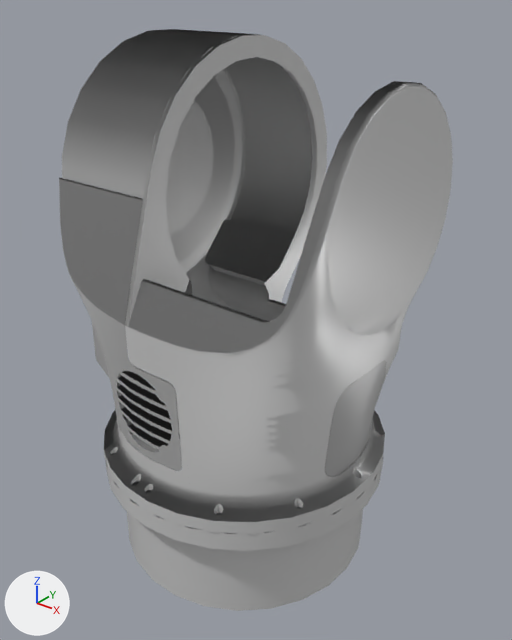
What one commit did to the OBJ model alexander-models/alexander_V1_description/meshes/cycloidal_arm/LeftShoulderPitchLink.obj.
Rendered twice from a 50 mm lens placed at (0.154, -0.185, 0.225), pointed at (-0.001, 0.009, 0.105). Arrows for +X, +Y and +Z are at lower left; the lights stay in place. Where no turn or scale is listed for an object, it has been applied to the vertices.

In view in the first picture: 'Body1', 'Body10', 'Body1_1', 'Body1_2', 'Body1_4', 'Body1_5', 'Body1_6', 'Body8'.
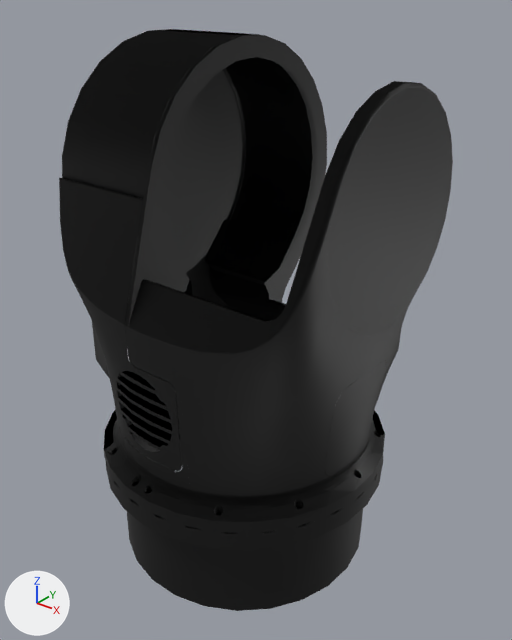
Boxes (x1, y1, x2, y2) around the edits, measured in the pictures (512 x 640 px):
'Body10', recoloured (grey to black)
    both: (177, 81, 453, 534)
'Body8', recoloured (grey to black)
    both: (62, 35, 339, 525)
'Body1_4', recoloured (grey to black)
    both: (63, 29, 313, 237)
'Body1', recoloured (grey to black)
    both: (106, 408, 383, 611)
'Body1_5', recoloured (grey to black)
    both: (59, 178, 182, 471)
'Body1_6', recoloured (grey to black)
    both: (133, 76, 235, 266)
'Body1_2', recoloured (grey to black)
    both: (325, 360, 386, 477)
'Body1_1', recoloured (grey to black)
    both: (106, 400, 383, 538)

The change, as a list of edits to the scene's bpy script:
```text
Add mat_procedural_car_paint:
    mat_procedural_car_paint = principled_material('Procedural_Car_paint')
    mat_procedural_car_paint.base_color = (0.05, 0.05, 0.05)  # black #3f3f3f
    mat_procedural_car_paint.metallic = 1.0
Change me_body1:
    where me_body1.from_pydata(...)  # 181 vertices, 362 faces; spans x -0.0562..0.0562, y -0.0562..0.0562, z 0.0126..0.0534
    remove me_body1.materials.append(mat_opaque_165_165_165)  # light grey #cbcbcb
    add me_body1.materials.append(mat_procedural_car_paint)  # black #3f3f3f
Change me_body10:
    where me_body10.from_pydata(...)  # 781 vertices, 1414 faces; spans x 0.015..0.0559, y -0.0542..0.0542, z 0.0554..0.1968
    remove me_body10.materials.append(mat_opaque_165_165_165)  # light grey #cbcbcb
    add me_body10.materials.append(mat_procedural_car_paint)  # black #3f3f3f
Change me_body1_1:
    where me_body1_1.from_pydata(...)  # 104 vertices, 158 faces; spans x -0.0562..0.0562, y -0.0559..0.0562, z 0.0534..0.0554
    remove me_body1_1.materials.append(mat_opaque_165_165_165)  # light grey #cbcbcb
    add me_body1_1.materials.append(mat_procedural_car_paint)  # black #3f3f3f
Change me_body1_2:
    where me_body1_2.from_pydata(...)  # 61 vertices, 94 faces; spans x 0.044..0.0522, y -0.0146..0.025, z 0.0652..0.1031
    remove me_body1_2.materials.append(mat_opaque_67_72_77)  # grey #aaaaaa
    add me_body1_2.materials.append(mat_procedural_car_paint)  # black #3f3f3f
Change me_body1_4:
    where me_body1_4.from_pydata(...)  # 76 vertices, 148 faces; spans x -0.0501..-0.0087, y -0.0375..0.0635, z 0.1121..0.207
    remove me_body1_4.materials.append(mat_opaque_89_96_102)  # light grey #cbcbcb
    add me_body1_4.materials.append(mat_procedural_car_paint)  # black #3f3f3f
Change me_body1_5:
    where me_body1_5.from_pydata(...)  # 285 vertices, 464 faces; spans x -0.0517..0.0128, y -0.05..-0.0373, z 0.073..0.162
    remove me_body1_5.materials.append(mat_opaque_67_72_77)  # grey #aaaaaa
    add me_body1_5.materials.append(mat_procedural_car_paint)  # black #3f3f3f
Change me_body1_6:
    where me_body1_6.from_pydata(...)  # 48 vertices, 92 faces; spans x -0.0528..-0.0517, y -0.0313..0.0573, z 0.1124..0.2011
    remove me_body1_6.materials.append(mat_opaque_165_165_165)  # light grey #cbcbcb
    add me_body1_6.materials.append(mat_procedural_car_paint)  # black #3f3f3f
Change me_body8:
    where me_body8.from_pydata(...)  # 1117 vertices, 2013 faces; spans x -0.056..0.015, y -0.056..0.064, z 0.055..0.207
    remove me_body8.materials.append(mat_opaque_165_165_165)  # light grey #cbcbcb
    add me_body8.materials.append(mat_procedural_car_paint)  # black #3f3f3f
```
